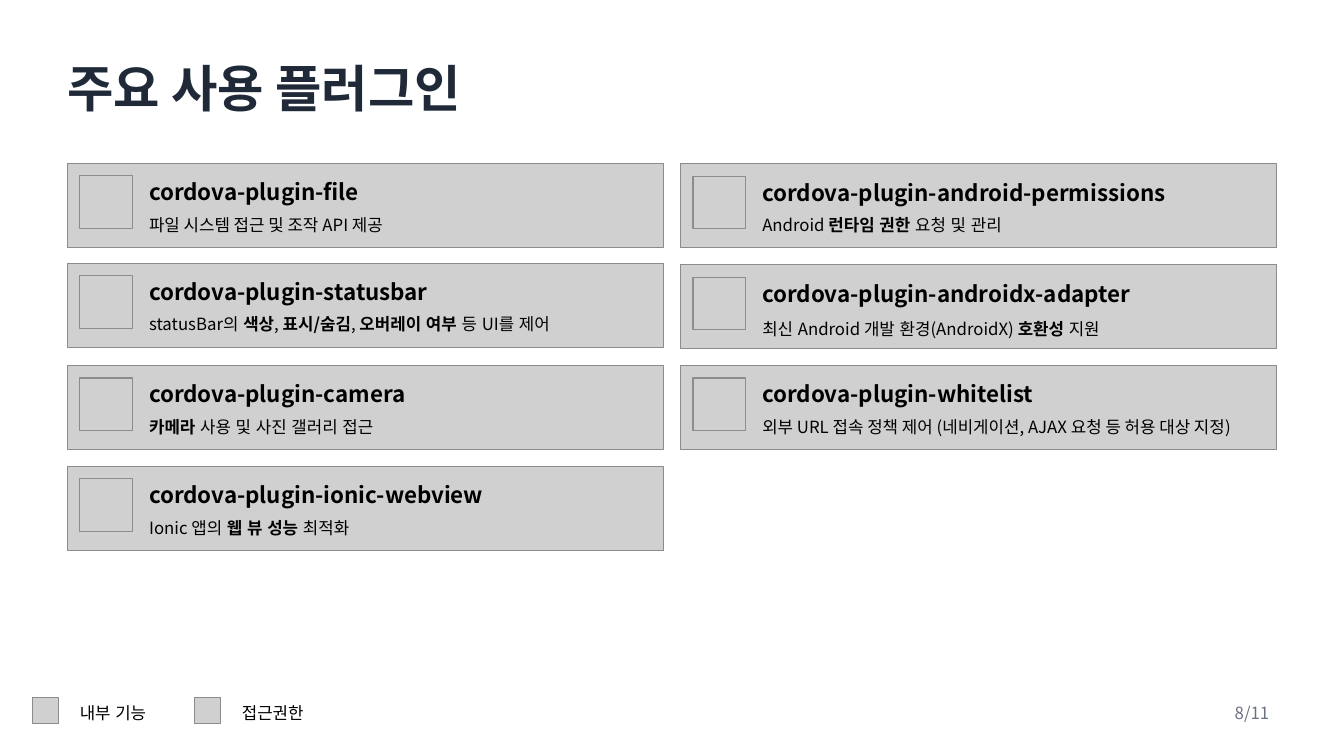
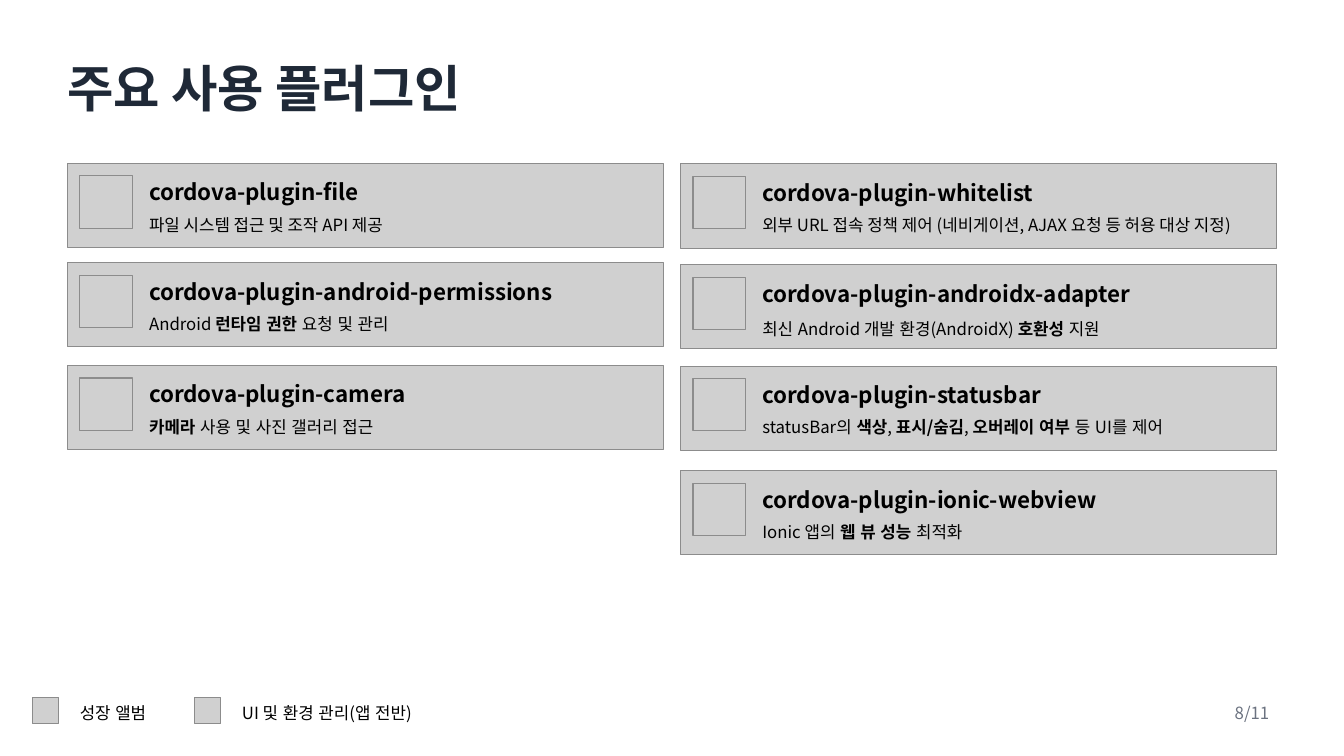
Before and after one commit to kimsungbo1593/hybrid, a slide deck: slide 8 of 1112 TeamProject/etc/BabyGrowth Team PPT.pptx. Drawn at 1344x756 pixels with LibreOffice and Linux fonts; fonts in the diff are those of the drawing; grey boxes stand for pictures; background and template pictures are left out. Boxes give left, top, right and bottom in pixels: in the first picture for what was removed or moved away, otherwise in the second. Text is boxed around its words. In the diff, an @@ line names an element or a change of style, - is before the commit and + after.

```diff
--- a/1112 TeamProject/etc/BabyGrowth Team PPT.pptx
+++ b/1112 TeamProject/etc/BabyGrowth Team PPT.pptx
@@ 2 texts, 1 picture: place and size @@
-2 texts, 1 picture at <box>681,365,1277,450</box>
+2 texts, 1 picture at <box>681,164,1277,249</box>
@@ 2 texts, 1 picture: place and size @@
-2 texts, 1 picture at <box>681,163,1277,247</box>
+2 texts, 1 picture at <box>68,263,664,347</box>
@@ picture: place and size @@
-picture at <box>68,264,664,348</box>
+picture at <box>681,367,1277,451</box>
@@ text "cordova-plugin-statusbar": place and size @@
-text "cordova-plugin-statusbar" at <box>149,282,428,306</box>
+text "cordova-plugin-statusbar" at <box>762,385,1041,408</box>
@@ text "statusBar의 색상, 표시/숨김, 오버레이 여부 ...": place and size @@
-text "statusBar의 색상, 표시/숨김, 오버레이 여부 ..." at <box>149,316,550,333</box>
+text "statusBar의 색상, 표시/숨김, 오버레이 여부 ..." at <box>762,419,1163,436</box>
@@ 2 pictures, 2 texts: place and size @@
-2 pictures, 2 texts at <box>68,466,664,549</box>
+2 pictures, 2 texts at <box>681,471,1277,555</box>
@@ text at <box>80,705,146,721</box>: text changed @@
-내부 기능
+성장 앨범
@@ text at <box>242,705,412,722</box>: text changed @@
-접근권한
+UI 및 환경 관리(앱 전반)
```
Also in this commit, not shown: 1 other file.
